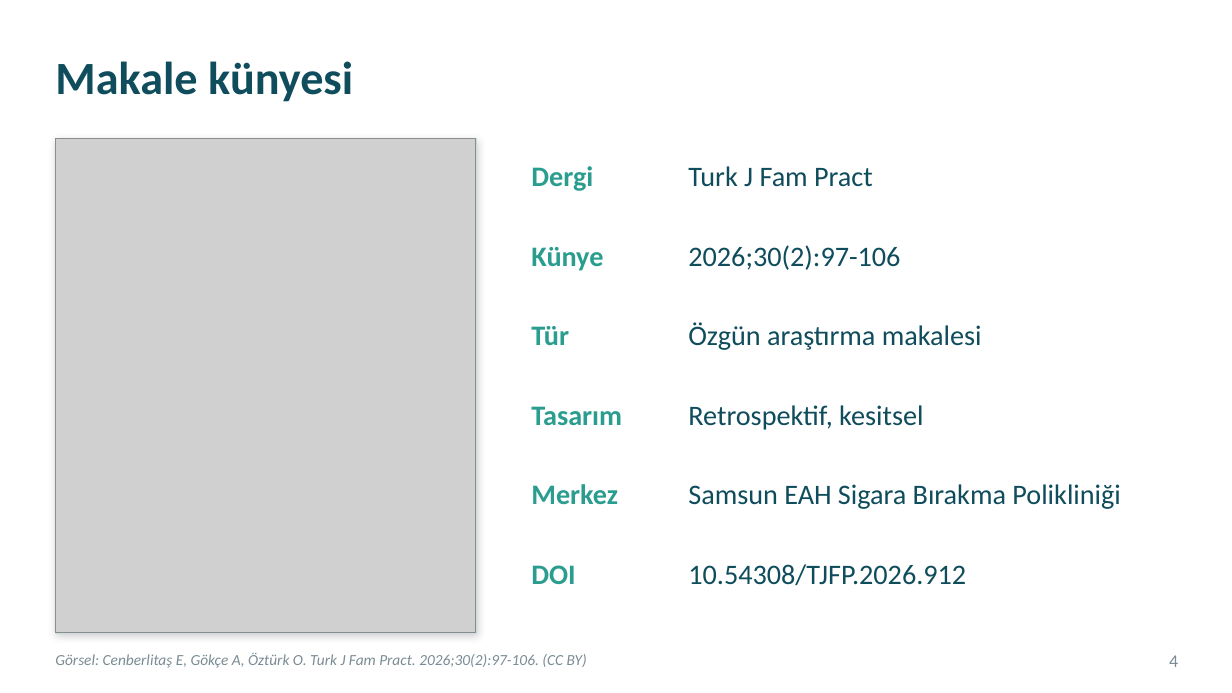
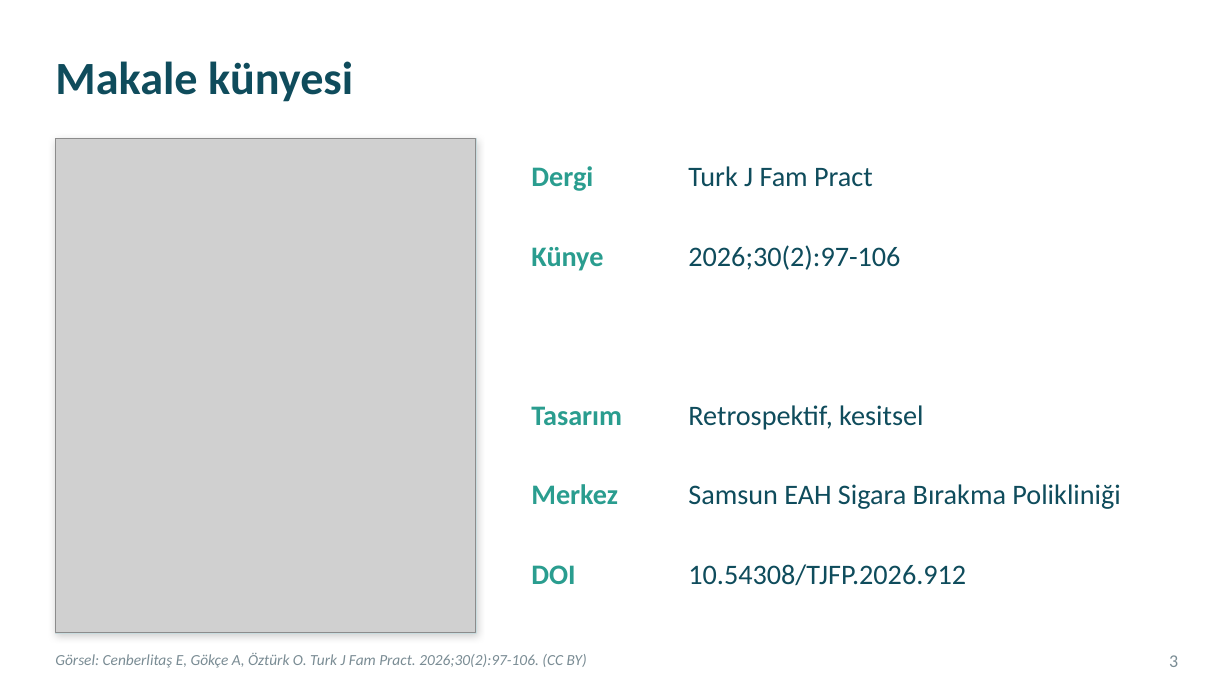
Before and after one commit to kiranahmet/Claude, a slide deck: slide 3 of Sunumlar/Makale_Sunumu_Sigara_Birakma.pptx (slide 4 before the commit). Drawn at 1232x693 pixels with LibreOffice and Linux fonts; fonts in the diff are those of the drawing; grey boxes stand for pictures. Boxes give left, top, right and bottom in pixels: in the first picture for what was removed or moved away, otherwise in the second. Text is boxed around its words. In the diff, an @@ line names an element or a change of style, - is before the commit and + after.

```diff
--- a/Sunumlar/Makale_Sunumu_Sigara_Birakma.pptx
+++ b/Sunumlar/Makale_Sunumu_Sigara_Birakma.pptx
@@ text removed at <box>531,326,569,345</box> @@
-Tür
@@ text removed at <box>688,322,982,350</box> @@
-Özgün araştırma makalesi
@@ page number at <box>1169,655,1178,667</box>: text changed @@
-4
+3
```
Also in this commit, not shown: 8 other slides changed, 1 slide removed, 1 other file.
